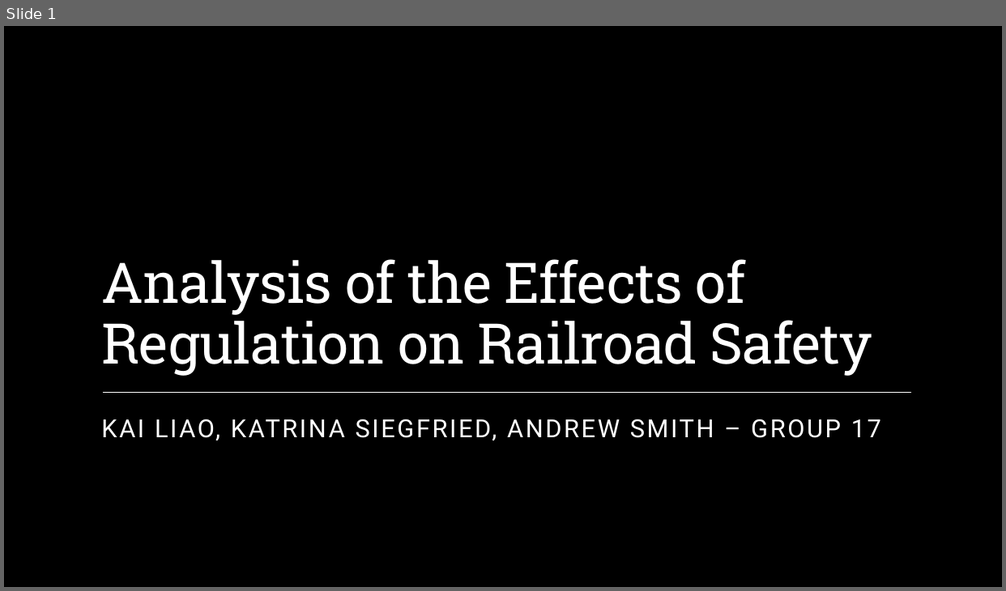
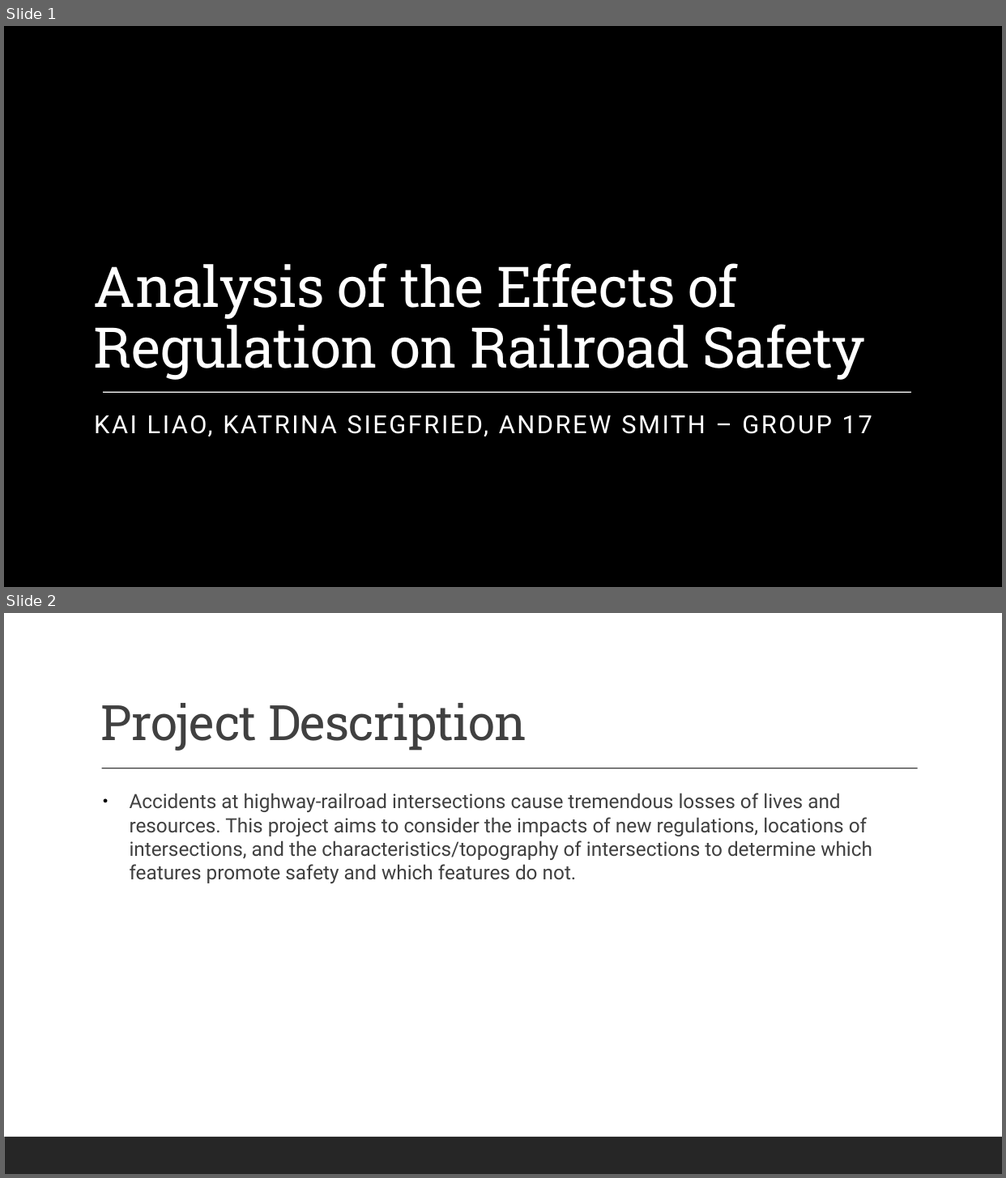
Before and after one commit to siegfrkn/csci5502-datamining-summer2022-group17, a slide deck: Group 17 - Part 1 Presentation - CSCI 5502.pptx. Shown one above the other, each under a label of ours: slide 1 before the commit, slides 1 and 2 after it. The pictures are 1006x591 and 1006x1178 pixels, drawn with LibreOffice and Linux fonts; fonts in the diff are those of the drawing; background and template pictures are left out; a plain dark background stands for a picture behind light text. Boxes give left, top, right and bottom in pixels: in the first picture for what was removed or moved away, otherwise in the second. Text is boxed around its words. In the diff, an @@ line names an element or a change of style, - is before the commit and + after.

Commit message:
add project description draft, location preprocessing info

```diff
--- a/Group 17 - Part 1 Presentation - CSCI 5502.pptx
+++ b/Group 17 - Part 1 Presentation - CSCI 5502.pptx
@@ slide 2 added at [4,613,1002,1174], background #FFFFFF; not listed: 1 template element that a slide beside it also shows @@
@@ title added at [101,703,526,751], 47 pt, text #404040 @@
+Project Description
@@ line added from (102, 768) to (918, 769), #404040 0.99 pt @@
@@ text added at [130,793,872,884], 19 pt, text #404040 @@
+● Accidents at highway-railroad intersections cause tremendous losses of lives and resources. This project aims to consider the impacts of new regulations, locations of intersections, and the characteristics/topography of intersections to determine which features promote safety and which features do not.
@@ slide 1 changed as well @@
@@ title "Analysis of the Effects of ...": place and size @@
-title "Analysis of the Effects of ..." at [101,259,872,376]
+title "Analysis of the Effects of ..." at [94,263,864,380]
@@ rectangle removed at [4,207,1002,466] @@
@@ subtitle "KAI LIAO, KATRINA SIEGFRIED, ANDREW ...": place and size @@
-subtitle "KAI LIAO, KATRINA SIEGFRIED, ANDREW ..." at [101,419,881,441]
+subtitle "KAI LIAO, KATRINA SIEGFRIED, ANDREW ..." at [94,415,872,437]
```
Also in this commit, not shown: 7 other slides changed, 1 slide removed.
